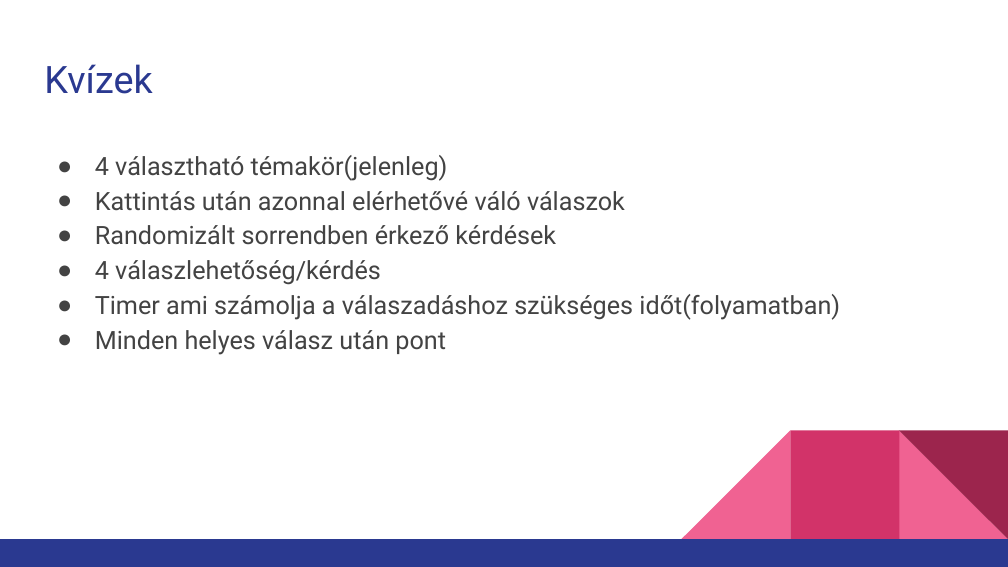
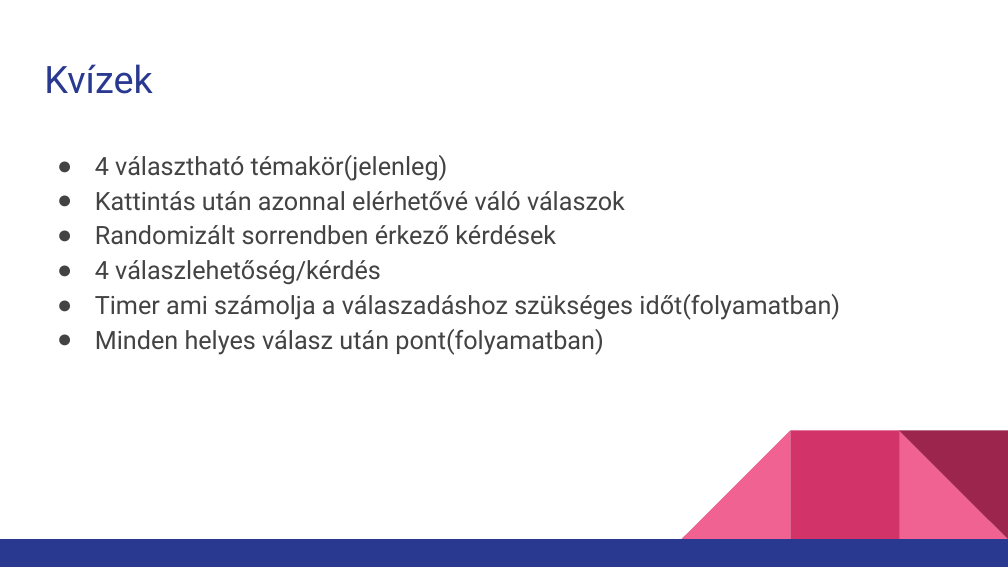
Before and after one commit to kocsisg1/cohoot, a slide deck: slide 6 of Cohoot.pptx (slide 5 before the commit). Drawn at 1008x567 pixels with LibreOffice and Linux fonts; fonts in the diff are those of the drawing. Boxes give left, top, right and bottom in pixels: in the first picture for what was removed or moved away, otherwise in the second. Text is boxed around its words. In the diff, an @@ line names an element or a change of style, - is before the commit and + after.

```diff
--- a/Cohoot.pptx
+++ b/Cohoot.pptx
@@ text at [95,329,603,355]: text changed @@
-● Minden helyes válasz után pont
+● Minden helyes válasz után pont(folyamatban)
```
Also in this commit, not shown: 3 other slides changed, 8 slides added, 5 slides removed.
